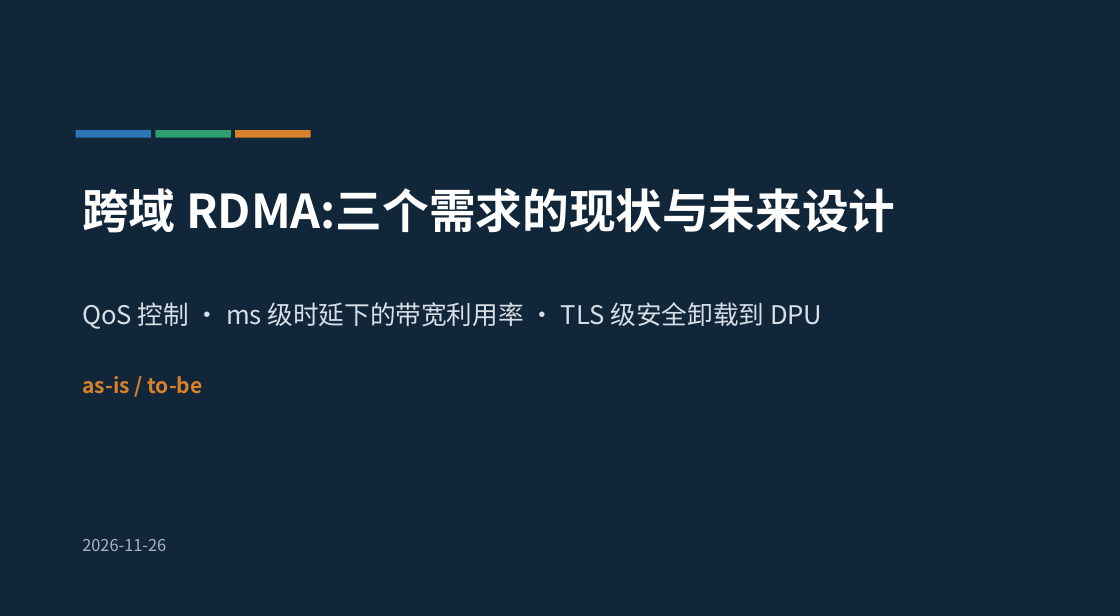
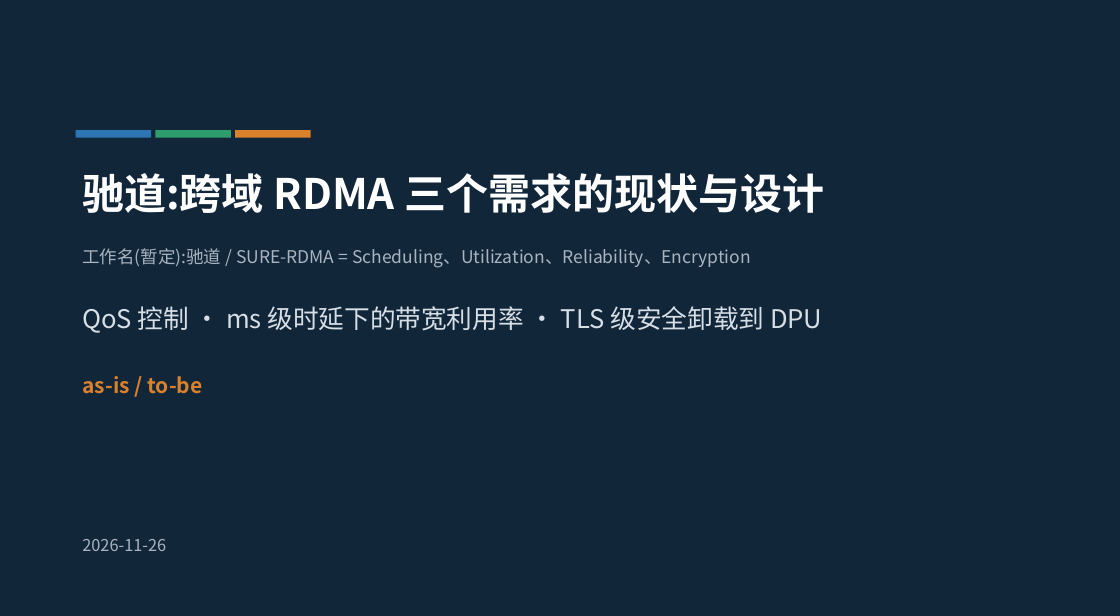
Before and after one commit to dongsanche/Third-party-ETH, a slide deck: slide 1 of cross-domain-qos-utilization-security-offload.pptx. Drawn at 1120x616 pixels with LibreOffice and Linux fonts; fonts in the diff are those of the drawing. Boxes give left, top, right and bottom in pixels: in the first picture for what was removed or moved away, otherwise in the second. Text is boxed around its words. In the diff, an @@ line names an element or a change of style, - is before the commit and + after.

Commit message:
Add working name (Chidao / SURE-RDMA) and performance estimates; add Azure RTT stats, Bifrost evidence, estimate and sources slides

```diff
--- a/cross-domain-qos-utilization-security-offload.pptx
+++ b/cross-domain-qos-utilization-security-offload.pptx
@@ text at <box>82,173,824,213</box>: text changed; size 40 to 36 pt @@
-跨域 RDMA:三个需求的现状与未来设计
+驰道:跨域 RDMA 三个需求的现状与设计
@@ text added at <box>82,248,751,268</box>, 15 pt, text #A9B4C0 @@
+工作名(暂定):驰道 / SURE-RDMA = Scheduling、Utilization、Reliability、Encryption
@@ text "QoS 控制 · ms 级时延下的带宽利用率 ...": place and size @@
-text "QoS 控制 · ms 级时延下的带宽利用率 ..." at <box>82,302,822,329</box>
+text "QoS 控制 · ms 级时延下的带宽利用率 ..." at <box>82,306,822,333</box>
```
Also in this commit, not shown: 14 other slides changed, 2 slides added, 2 other files.
